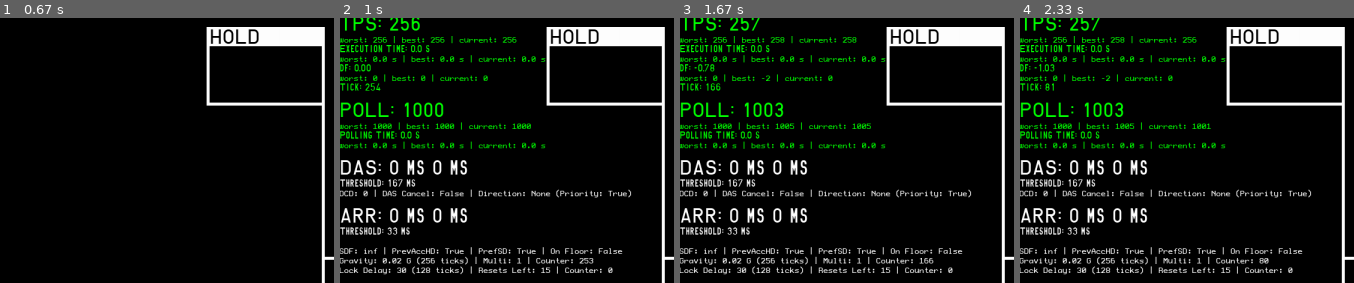
Above: before the commit, frames 1-4 (left to right).
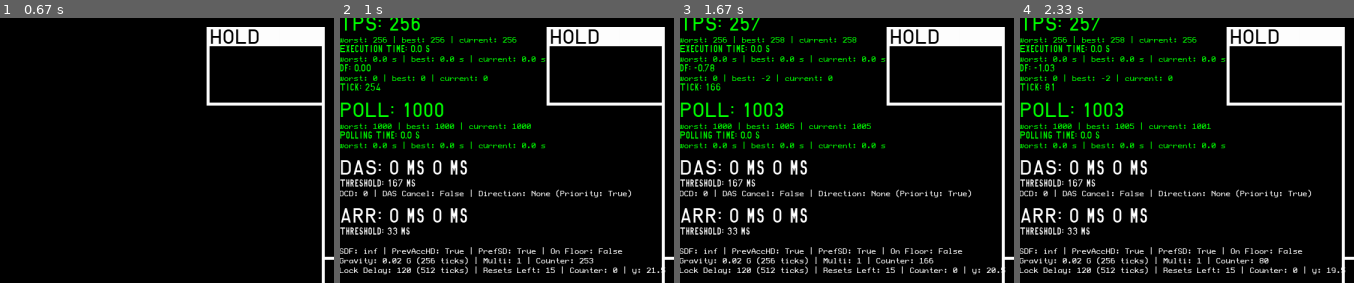
Above: after the commit, the same moments.

Repository: Ma1achy/TETR.PY
Game: pygame game, started from main.py
Two runs of this game, one before a commit and one after it. Both use one fixed random seed, a clock stepped at 60 frames per second and the inputs below.
Inputs:
- Up to frame 1 (0.67 s): tap Space at 0.33 s
- Up to frame 2 (1 s): tap F3 at 0.67 s
- Up to frame 3 (1.67 s): tap Space at 1 s
- Up to frame 4 (2.33 s): no input
The pictures show only the part of the screen within x 1-51%, y 12-62%; the shares and areas given below are measured in that part.

Frame 1 is identical in both runs. In frame 2, 1.0% of the frame differs, in the area x 17-98%, y 93-97%; in frame 3, 1.0%; in frame 4, 1.0%.

Commit message:
lock delayyyyy

Diff:
--- a/core/core.py
+++ b/core/core.py
@@ -488,12 +488,13 @@
                         'GRAVITY': self.GameInstanceStruct.gravity,
                         'GRAV_COUNTER': self.GameInstanceStruct.gravity_counter,
                         'G_IN_TICKS': self.GameInstanceStruct.G_units_in_ticks,
-                        'ON_FLOOR': self.GameInstanceStruct.on_floor,
+                        'ON_FLOOR': self.GameInstanceStruct.current_tetromino.is_on_floor() if self.GameInstanceStruct.current_tetromino else False,
                         'G_MULTI': self.GameInstanceStruct.soft_drop_factor,
                         'LOCK_DELAY': self.GameInstanceStruct.lock_delay,
-                        'LOCK_DELAY_COUNTER': self.GameInstanceStruct.lock_delay_counter,
+                        'LOCK_DELAY_COUNTER': self.GameInstanceStruct.current_tetromino.lock_delay_counter if self.GameInstanceStruct.current_tetromino else 0,
                         'LOCK_DELAY_TICKS': self.GameInstanceStruct.lock_delay_in_ticks,
-                        'MAX_MOVES': self.GameInstanceStruct.max_moves_before_lock,
+                        'MAX_MOVES': self.GameInstanceStruct.current_tetromino.max_moves_before_lock if self.GameInstanceStruct.current_tetromino else 0,
+                        'LOWEST_PIVOT': self.GameInstanceStruct.current_tetromino.lowest_pivot_position if self.GameInstanceStruct.current_tetromino else 0,
                     }
             else:
                 self.StructDebug.debug_dict = None
--- a/core/state/struct_gameinstance.py
+++ b/core/state/struct_gameinstance.py
@@ -22,8 +22,8 @@
     soft_dropping: bool = True
     soft_drop_factor: int = 1
 
-    lock_delay: int = 30
+    lock_delay: int = 120
     lock_delay_in_ticks: int = 0
-    lock_delay_counter: int = 0
-    max_moves_before_lock: int = 0
     can_hold: bool = True
+
+    lowest_pivot_position: int = 0
--- a/instance/four.py
+++ b/instance/four.py
@@ -62,6 +62,7 @@
 
             self.__perform_actions()
             self.__perform_gravity()
+            self.__do_lock_delay()
             self.__clear_lines()
 
             if self.core_instance.GameInstanceStruct.current_tetromino is None:
@@ -100,13 +101,7 @@
             self.core_instance.GameInstanceStruct.matrix.piece = self.core_instance.GameInstanceStruct.matrix.empty_matrix()
             self.core_instance.GameInstanceStruct.matrix.insert_blocks(self.core_instance.GameInstanceStruct.current_tetromino.blocks, self.core_instance.GameInstanceStruct.current_tetromino.position, self.core_instance.GameInstanceStruct.matrix.piece)
             self.core_instance.GameInstanceStruct.current_tetromino.ghost()
-
-            # TODO: fix the below mess as this is silly, can just acess/update these values directly
-            self.core_instance.GameInstanceStruct.on_floor = self.core_instance.GameInstanceStruct.current_tetromino.is_on_floor()
-            self.core_instance.GameInstanceStruct.lock_delay_counter = self.core_instance.GameInstanceStruct.current_tetromino.lock_delay_counter
-            self.core_instance.GameInstanceStruct.max_moves_before_lock = self.core_instance.GameInstanceStruct.current_tetromino.max_moves_before_lock
-            self.core_instance.GameInstanceStruct.current_tetromino.increment_lock_delay_counter()
-            self.__auto_lock()
+            self.core_instance.GameInstanceStruct.current_tetromino.reset_lock_delay_lower_pivot()
 
     def __get_next_piece(self, hold:bool):
         """
@@ -139,6 +134,7 @@
             next_piece (str): The type of the next tetromino
         """
         spawning_tetromino = Tetromino(next_piece, 0, self.core_instance.GameInstanceStruct.spawn_pos.x, self.core_instance.GameInstanceStruct.spawn_pos.y, self.core_instance.GameInstanceStruct.matrix)
+        self.core_instance.GameInstanceStruct.lock_delay_counter = 0
 
         if self.__check_spawn(spawning_tetromino):
             self.core_instance.GameInstanceStruct.current_tetromino = spawning_tetromino
@@ -419,23 +415,45 @@
         if Action.SOFT_DROP not in actions:
             self.core_instance.GameInstanceStruct.gravity_counter = 0
 
-    def __auto_lock(self):
-        """
-        Automatically lock the current tetromino
-        """
+    def __do_lock_delay(self):
+        """
+        Increment the lock delay counter when the current tetromino is on the floor and lock it when the counter reaches the lock delay
+
+        - Lock delay is reset every time a piece is moved or rotated (successfully) (the maximum amount of resets is 15 and every reset subtracts 1 from the total resets)
+        - If 15 resets are reached, the piece locks instantly on contact with the floor
+        - The move resets are replenished if the piece falls below its lowest position (given by the y coord of the center of rotation of the piece)
+        - Each ARR move counts as a reset (this is a bit weird when using 0 ARR but makes sense)
+        """
+
         if self.core_instance.GameInstanceStruct.current_tetromino is None:
             return
 
         if self.core_instance.GameInstanceStruct.lock_delay == 'inf':
             self.core_instance.GameInstanceStruct.lock_delay_in_ticks = 'inf'
+            return
         else:
             self.core_instance.GameInstanceStruct.lock_delay_in_ticks = int(self.core_instance.GameInstanceStruct.lock_delay/60 * self.core_instance.Config.TPS) # convert from frames in 1/60th of a second to ticks in 1/self.config.TPS of a second
 
-            if self.core_instance.GameInstanceStruct.current_tetromino.is_on_floor() and self.core_instance.GameInstanceStruct.current_tetromino.lock_delay_counter >= self.core_instance.GameInstanceStruct.lock_delay_in_ticks:
+            if self.core_instance.GameInstanceStruct.current_tetromino.is_on_floor():
+                self.core_instance.GameInstanceStruct.current_tetromino.lock_delay_counter += 1
+
+            if self.core_instance.GameInstanceStruct.current_tetromino.lock_delay_counter >= self.core_instance.GameInstanceStruct.lock_delay_in_ticks:
                 self.__lock()
 
-        if self.core_instance.GameInstanceStruct.current_tetromino is not None and not self.core_instance.GameInstanceStruct.current_tetromino.is_on_floor(): # reset the lock delay counter if the piece is not on the floor
+            self.__do_lock_delay_reset()
+
+    def __do_lock_delay_reset(self):
+        """
+        Reset the lock delay counter
+        """
+        if self.core_instance.GameInstanceStruct.current_tetromino is None:
+            return
+
+        if not self.core_instance.GameInstanceStruct.current_tetromino.is_on_floor(): # if the piece is not on the floor reset the lock delay counter
             self.core_instance.GameInstanceStruct.current_tetromino.lock_delay_counter = 0
+
+        if self.core_instance.GameInstanceStruct.current_tetromino.max_moves_before_lock == 0 and self.core_instance.GameInstanceStruct.current_tetromino.is_on_floor(): # if the piece has reached the maximum amount of moves lock it on contact with the floor
+            self.__lock()
 
 class Queue():
     def __init__(self, rng, length = 5):
--- a/instance/tetromino.py
+++ b/instance/tetromino.py
@@ -26,6 +26,7 @@
         self.ghost_position = Vec2(self.position.x, self.position.y)
         self.matrix = matrix
 
+        self.lowest_pivot_position = self.matrix.HEIGHT - (self.pivot.y + self.position.y)
         self.lock_delay_counter = 0
         self.max_moves_before_lock = 15
 
@@ -113,12 +114,8 @@
         if self.collision(self.blocks, vector + self.position): # validate movement
             return
 
-        self.position = vector + self.position
-
-        if not self.is_on_floor():
-            self.lock_delay_counter = 0
-        else:
-            self.lock_delay_reset()
+        self.__reset_lock_delay_valid_movement()
+        self.position += vector
 
     def sonic_move(self, action:Action):
         """
@@ -139,7 +136,8 @@
                 raise ValueError(f"\033[31mInvalid movement action provided!: {action} \033[31m\033[0m")
 
         while not self.collision(self.blocks, vector + self.position):
-            self.position = vector + self.position
+            self.position += vector
+            self.__reset_lock_delay_valid_movement()
 
     def sonic_move_and_drop(self, action:Action, PrefSD:bool):
         """
@@ -166,12 +164,14 @@
                 self.sonic_move_and_drop(action, PrefSD)
             else:
                 if not self.collision(self.blocks, self.position + horizontal_vector):
+                    self.__reset_lock_delay_valid_movement()
                     self.position += horizontal_vector
                     self.sonic_move_and_drop(action, PrefSD)
                 else:
                     return
         else:
             if not self.collision(self.blocks, self.position + horizontal_vector):
+                self.__reset_lock_delay_valid_movement()
                 self.position += horizontal_vector
                 self.sonic_move_and_drop(action, PrefSD)
             else:
@@ -267,12 +267,10 @@
             else: # all other pieces use immobility test for spin detection
                 self.__is_spin(rotated_piece, kick)
 
+            self.__reset_lock_delay_valid_movement()
             self.state = desired_state
             self.blocks = rotated_piece
             self.position += kick
-
-            if self.is_on_floor():
-                self.lock_delay_reset()
 
     def __get_kick(self, kick_table, desired_state:int, offset:int):
         """
@@ -414,11 +412,25 @@
             self.matrix.ghost = self.matrix.empty_matrix()
             self.matrix.insert_blocks(self.blocks, self.ghost_position, self.matrix.ghost)
 
-    def lock_delay_reset(self):
-        if self.max_moves_before_lock != 0:
+    def reset_lock_delay_lower_pivot(self):
+        """
+        Update the lowest pivot position of the piece and reset the lock delay if it is
+        lower than the previous lowest pivot position
+        """
+        pivot_pos_y = self.matrix.HEIGHT - (len(self.blocks) / 2 + self.position.y)
+
+        if pivot_pos_y < self.lowest_pivot_position:
+            self.lowest_pivot_position = pivot_pos_y
             self.lock_delay_counter = 0
-            self.max_moves_before_lock -= 1
-
-    def increment_lock_delay_counter(self):
+            self.max_moves_before_lock = 15
+
+        return self.lowest_pivot_position
+
+    def __reset_lock_delay_valid_movement(self):
+        """
+        Reset the lock delay due to valid movement
+        """
+        self.lock_delay_counter = 0
+
         if self.is_on_floor():
-            self.lock_delay_counter += 1
+            self.max_moves_before_lock += -1
--- a/main.py
+++ b/main.py
@@ -7,16 +7,10 @@
 # - Implement Prevent Accidental Hard Drops: When a piece locks on its own, the harddrop action is disabled for a few frames (use flag system)
 # - check if when prefSD is true if the order of preform actions and gravity needs to be swapped in game loop.
 
-# FIX: lock delay reset mechanics (currently is half right in terms of overall behaviour):
-# - Lock delay is reset every time a piece is moved or rotated (successfully) (the maximum amount of resets is 15 and every reset subtracts 1 from the total resets)
-# - If 15 resets are reached, the piece locks instantly on contact with the floor
-# - The move resets are replenished if the piece falls below its lowest position (given by the y coord of the center of rotation of the piece)
-# - Each ARR move counts as a reset (this is a bit weird when using 0 ARR but makes sense)
-
 #  === game logic ===
 # - PERFECT CLEAR DETECTION
 # - COMBO DETECTION
-# - SCORING
+# - SCORINGz
 # - LEVELS
 # - GAME OVER CONDITIONS
 
--- a/render/render.py
+++ b/render/render.py
@@ -440,7 +440,7 @@
 
         debug_surfaces.append((self.pfw_small.render(f'Gravity: {debug_dict["GRAVITY"]:.2f} G ({debug_dict["G_IN_TICKS"]} ticks) | Multi: {debug_dict["G_MULTI"]} | Counter: {debug_dict["GRAV_COUNTER"]}', True, (255, 255, 255)), (self.Config.GRID_SIZE // 2, self.Config.GRID_SIZE * 16)))
 
-        debug_surfaces.append((self.pfw_small.render(f'Lock  …(121 unchanged characters)… nter: {debug_dict["LOCK_DELAY_COUNTER"]}', True, (255, 255, 255)), (self.Config.GRID_SIZE // 2, self.Config.GRID_SIZE * 16.5)))
+        debug_surfaces.append((self.pfw_small.render(f'Lock  …(121 unchanged characters)… nter: {debug_dict["LOCK_DELAY_COUNTER"]} | y: {debug_dict['LOWEST_PIVOT']}', True, (255, 255, 255)), (self.Config.GRID_SIZE // 2, self.Config.GRID_SIZE * 16.5)))
 
         for surface, coords in debug_surfaces:
             self.window.blit(surface, coords)
